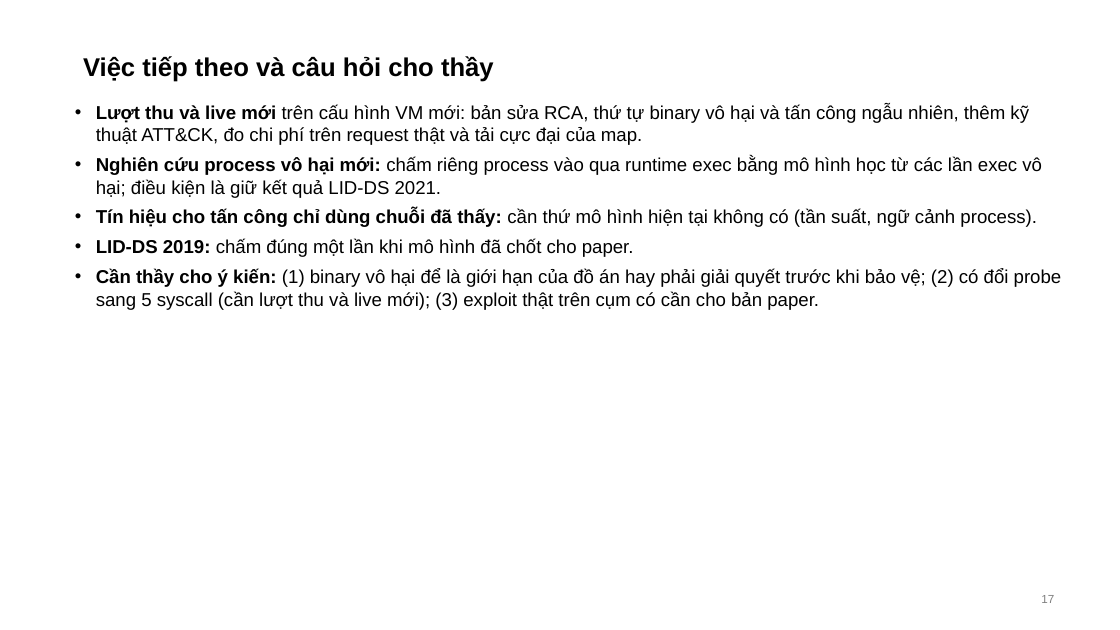
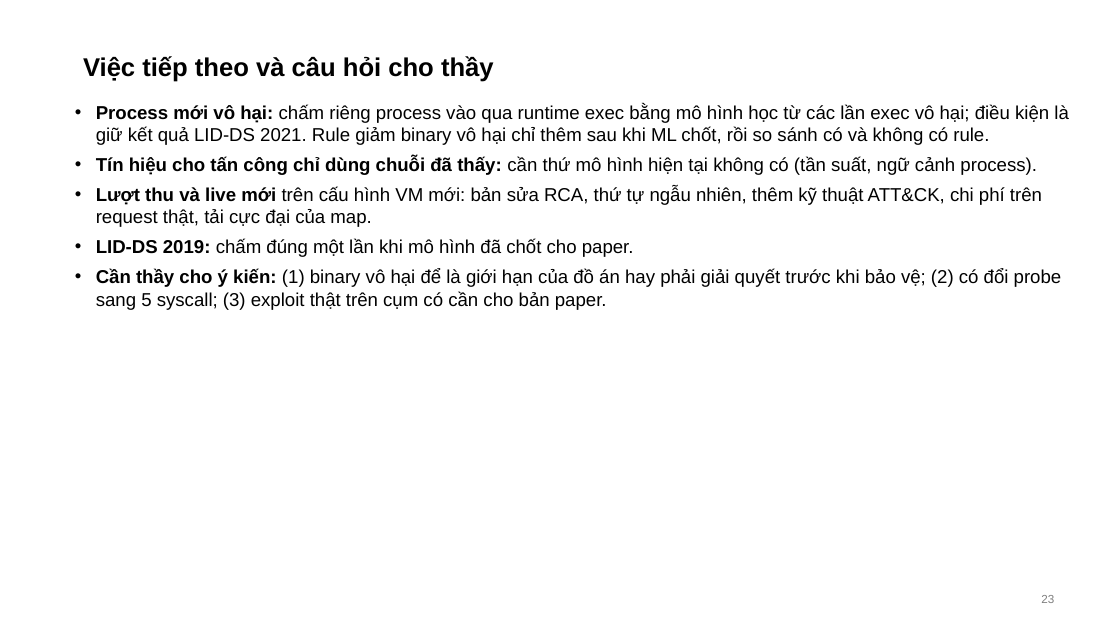
Before and after one commit to tndat-dev/eBPF-project, a slide deck: slide 23 of docs/Slide-runtime_security(13_11).pptx (slide 17 before the commit). Drawn at 1120x630 pixels with LibreOffice and Linux fonts; fonts in the diff are those of the drawing. Boxes give left, top, right and bottom in pixels: in the first picture for what was removed or moved away, otherwise in the second. Text is boxed around its words. In the diff, an @@ line names an element or a change of style, - is before the commit and + after.

```diff
--- a/docs/Slide-runtime_security(13_11).pptx
+++ b/docs/Slide-runtime_security(13_11).pptx
@@ text at [96, 105, 1068, 145]: text changed @@
-• Lượt thu và live mới trên cấu hình VM mới: bản sửa RCA, thứ tự binary vô hại và tấn công ngẫu nhiên, thêm kỹ thuật ATT&CK, đo chi phí trên request thật và tải cực đại của map.
-• Nghiên cứu process vô hại mới: chấm riêng process vào qua runtime exec bằng mô hình học từ các lần exec vô hại; điều kiện là giữ kết quả LID-DS 2021.
+• Process mới vô hại: chấm riêng process vào qua runtime exec bằng mô hình học từ các lần exec vô hại; điều kiện là giữ kết quả LID-DS 2021. Rule giảm binary vô hại chỉ thêm sau khi ML chốt, rồi so sánh có và không có rule.
@@ text at [96, 187, 1042, 227]: paragraph added @@
+• Lượt thu và live mới trên cấu hình VM mới: bản sửa RCA, thứ tự ngẫu nhiên, thêm kỹ thuật ATT&CK, chi phí trên request thật, tải cực đại của map.
@@ text at [96, 269, 1062, 310]: text changed @@
-• Cần thầy cho ý kiến: (1) binary vô hại để là giới hạn của đồ án hay phải giải quyết trước khi bảo vệ; (2) có đổi probe sang 5 syscall (cần lượt thu và live mới); (3) exploit thật trên cụm có cần cho bản paper.
+• Cần thầy cho ý kiến: (1) binary vô hại để là giới hạn của đồ án hay phải giải quyết trước khi bảo vệ; (2) có đổi probe sang 5 syscall; (3) exploit thật trên cụm có cần cho bản paper.
@@ page number at [1041, 595, 1054, 603]: text changed @@
-17
+23
```
Also in this commit, not shown: 8 other slides changed, 14 slides added, 8 slides removed, 8 other files.
